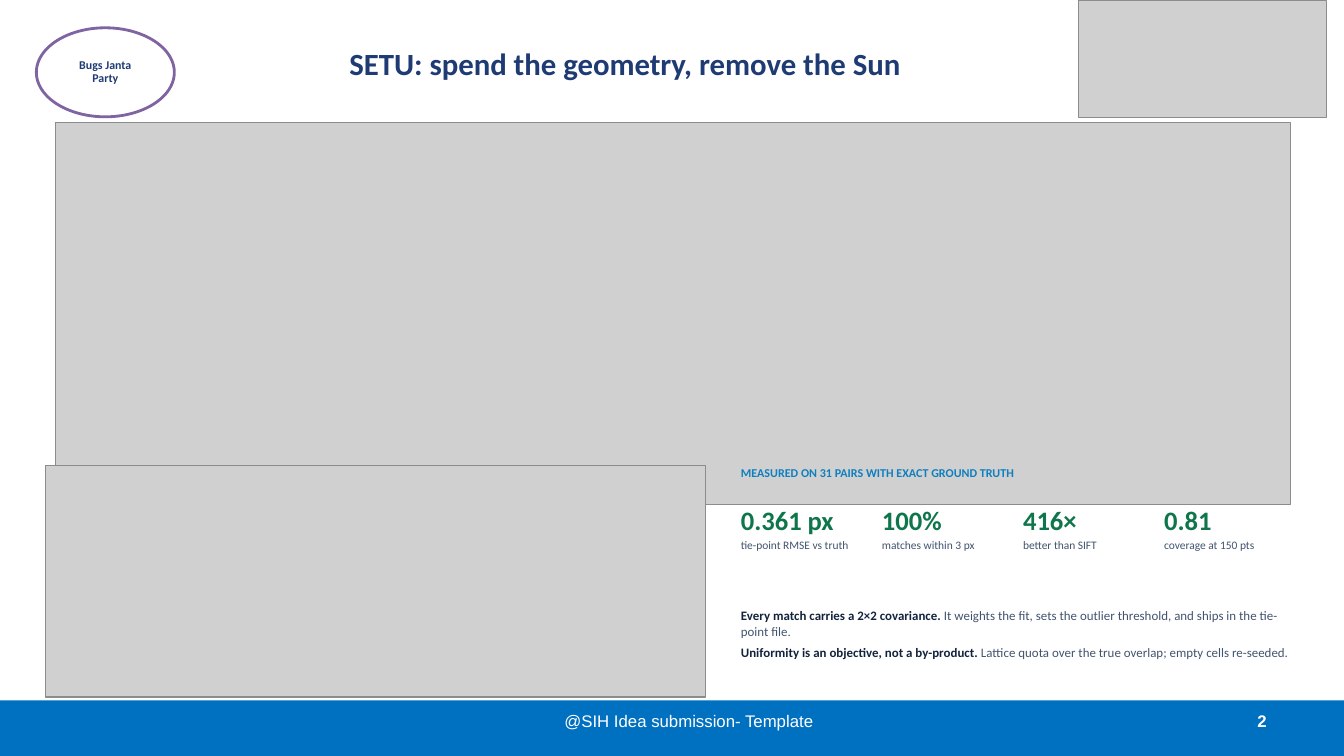
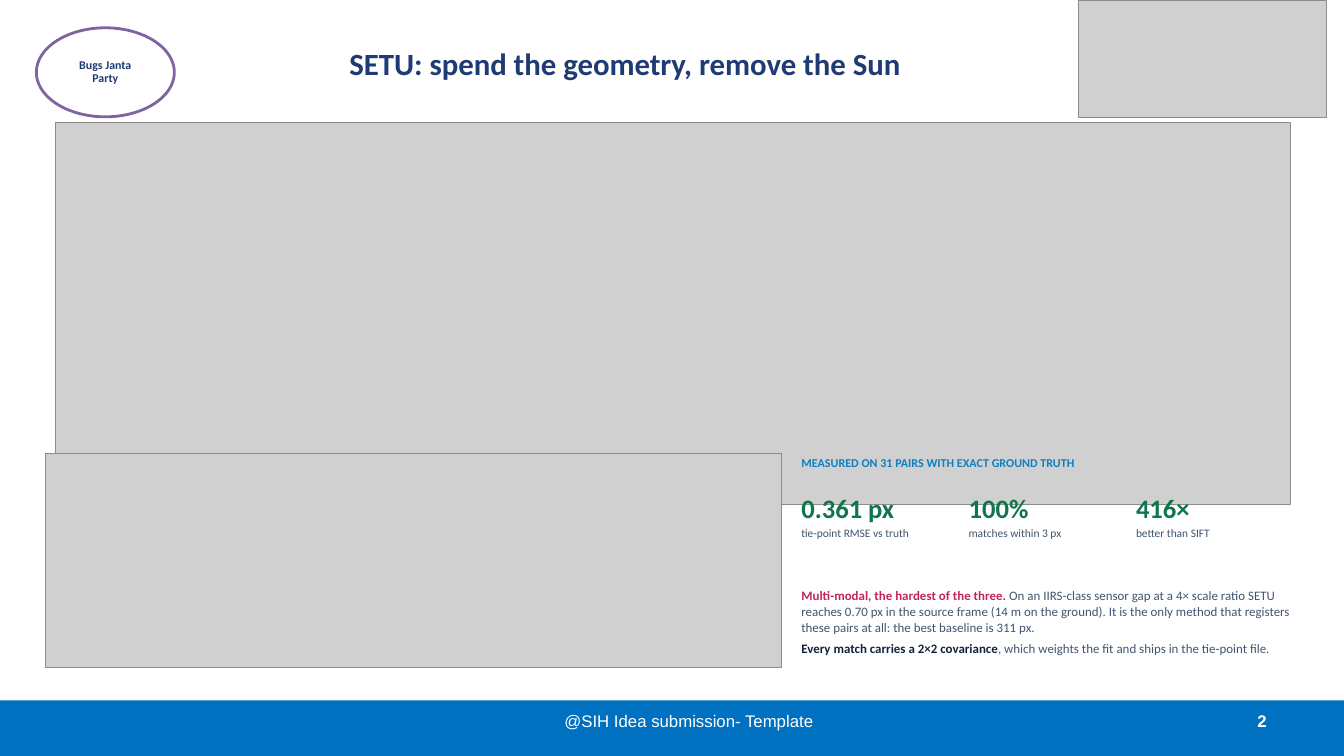
Before and after one commit to Arya-Patil686/setu-sih2026, a slide deck: slide 2 of deck/SIH2026_800C4B_SETU_PS26166.pptx. Drawn at 1344x756 pixels with LibreOffice and Linux fonts; fonts in the diff are those of the drawing; grey boxes stand for pictures. Boxes give left, top, right and bottom in pixels: in the first picture for what was removed or moved away, otherwise in the second. Text is boxed around its words. In the diff, an @@ line names an element or a change of style, - is before the commit and + after.

Commit message:
Use the official PS title, and measure the multi-modal axis it names first
The title on slide 1 was my paraphrase. It is now verbatim:

  Multi-modal, Sun angle and scale invariant image correspondence using
  Chandrayaan-2 optical images (OHRC, TMC and IIRS)

Correcting it exposed a real gap in emphasis rather than in code. Multi-modal
is the first thing the statement asks for, the machinery for it was already
there (IIRS pseudo-panchromatic synthesis, the reference policy, the
structural representations), but nothing measured it and the deck barely
mentioned it.

So it is measured now, in two conditions:

  Reflected solar, which is the path the pipeline actually takes. An
  IIRS-class sensor gap at a 4x scale ratio: 0.70 px in the source frame,
  14 m on the ground, 64.5% precision. The best baseline is 311 px. SETU is
  the only method in the table that registers these pairs at all.

  Thermal regime, which is past the design target and which the 900 to
  1600 nm window exists to avoid. Every baseline returns garbage at 0%
  precision; SETU registers none of the ten pairs. The same refusal as the
  8x scale case, on a different axis.

Slide 2's diagram now mirrors the title's own axes instead of the three from
the specification body.

```diff
--- a/deck/SIH2026_800C4B_SETU_PS26166.pptx
+++ b/deck/SIH2026_800C4B_SETU_PS26166.pptx
@@ picture: place and size @@
-picture at bbox=[45, 466, 706, 698]
+picture at bbox=[45, 454, 781, 667]
@@ text "MEASURED ON 31 PAIRS WITH ...": place and size @@
-text "MEASURED ON 31 PAIRS WITH ..." at bbox=[741, 469, 1014, 477]
+text "MEASURED ON 31 PAIRS WITH ..." at bbox=[801, 459, 1074, 467]
@@ text "0.361 px": place and size @@
-text "0.361 px" at bbox=[741, 512, 849, 551]
+text "0.361 px" at bbox=[801, 500, 909, 539]
@@ text "100%": place and size @@
-text "100%" at bbox=[882, 511, 975, 551]
+text "100%" at bbox=[969, 499, 1061, 539]
@@ text "416×": place and size @@
-text "416×" at bbox=[1023, 512, 1097, 549]
+text "416×" at bbox=[1136, 500, 1210, 537]
@@ text removed at bbox=[1164, 511, 1254, 551] @@
-0.81
-coverage at 150 pts
@@ text at bbox=[801, 591, 1290, 655]: text changed @@
-Every match carries a 2×2 covariance. It weights the fit, sets the outlier threshold, and ships in the tie-point file.
-Uniformity is an objective, not a by-product. Lattice quota over the true overlap; empty cells re-seeded.
+Multi-modal, the hardest of the three. On an IIRS-class sensor gap at a 4× scale ratio SETU reaches 0.70 px in the source frame (14 m on the ground). It is the only method that registers these pairs at all: the best baseline is 311 px.
+Every match carries a 2×2 covariance, which weights the fit and ships in the tie-point file.
```
Also in this commit, not shown: 2 other slides changed, 19 other files.
